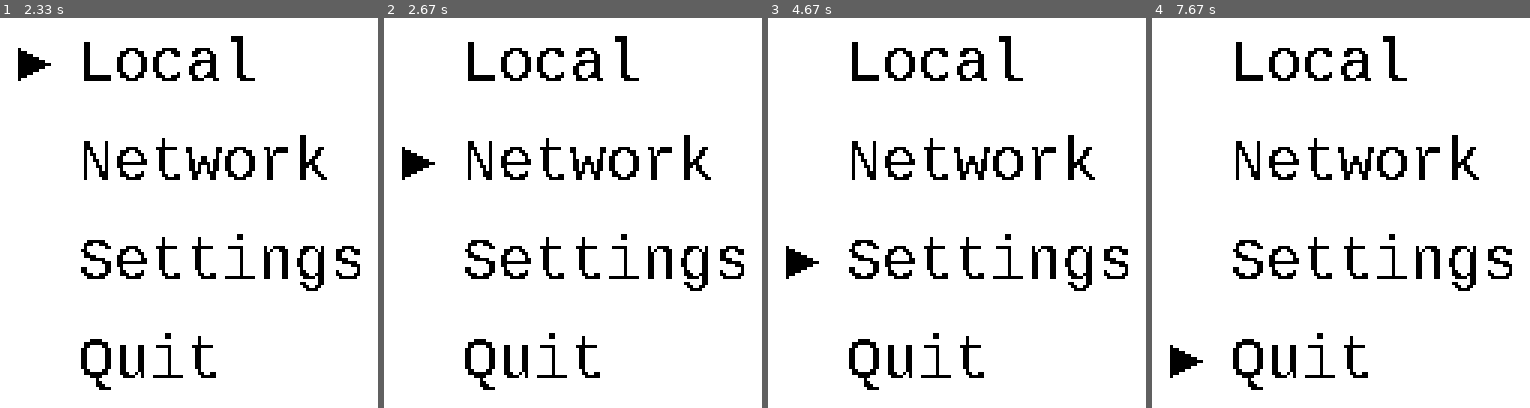
Above: before the commit, frames 1-4 (left to right).
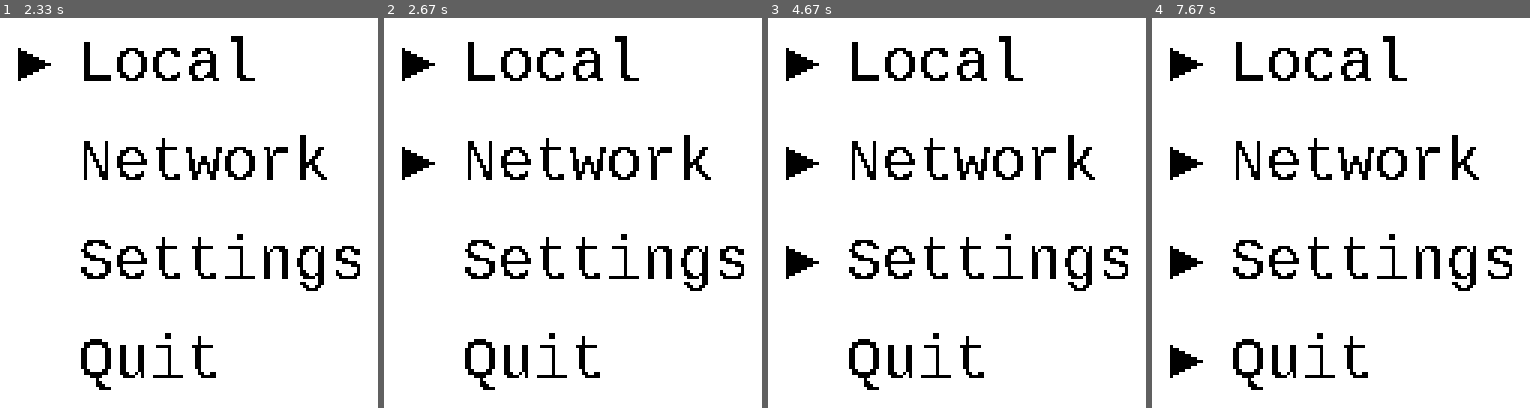
Above: after the commit, the same moments.

Repository: matgrioni/Tron
Game: pygame game, started from src/main.py
Two runs of this game, one before a commit and one after it. Both use one fixed random seed, a clock stepped at 60 frames per second and the inputs below.
Inputs (mouse positions are in pixels of both pictures, inside the frame that each line leads up to):
- Up to frame 1 (2.33 s): hold Up 0.88-1.35 s; move the mouse to (outside the picture) at 0.92 s
- Up to frame 2 (2.67 s): hold Down from 2.55 s (still down); move the mouse to (outside the picture) at 2.58 s
- Up to frame 3 (4.67 s): release Down at 3.02 s; hold Down from 4.6 s (still down)
- Up to frame 4 (7.67 s): release Down at 4.97 s; hold Down from 7.4 s (still down)

Frame 1 is identical in both runs. In frame 2, 0.4% of the frame differs, in the area x 4-14%, y 7-17%; in frame 3, 0.7%; in frame 4, 1.1%, in the area x 4-14%, y 7-67%.

Commit message:
Fixed bounds for drawing of view background color

Diff:
--- a/src/pydroid/views.py
+++ b/src/pydroid/views.py
@@ -28,9 +28,9 @@
 
         self.x, self.y = pos[0], pos[1]
         self.size = size
-        self.width, self.height = size[0], size[1]
 
         self.background = (255, 255, 255)
+        self.visible = True
 
     def reset(self):
         pass
@@ -40,14 +40,16 @@
 
     # Handles basic drawing behavior such as background color
     def draw(self):
-        bounds = (self.x, self.y, self.x + self.width, self.y + self.height)
-        pygame.draw.rect(self.screen, self.background, bounds)
+        if not self.visible:
+            bounds = (self.x, self.y, self.size[0], self.size[1])
+            pygame.draw.rect(self.screen, self.background, bounds)
 
 ######################################################################
 # Author: Matias Grioni
 # Created: 7/14/15
 #
-# A container for multiple different views.
+# A container for multiple different views. Add views by accessing
+# the children member variable, and calling .append()
 ######################################################################
 class ViewGroup(View):
     def __init__(self, module, pos, size=(0, 0)):
@@ -102,8 +104,7 @@
     # Recreates the text surface using the passed in text
     def setText(self, text):
         self.surface = self.font.render(text, False, self.color)
-        self.width = self.surface.get_width()
-        self.height = self.surface.get_height()
+        self.size = (self.surface.get_width(), self.surface.get_height())
 
     # Draws the text at x, y on the provided surface
     def draw(self):
@@ -169,7 +170,7 @@
                 self.textdisps.append(TextDisp(self.module, (30, 30), option))
             else:
                 prior = self.textdisps[i - 1]
-                newY = prior.y + prior.height + 10
+                newY = prior.y + prior.size[1] + 10
 
                 self.textdisps.append(TextDisp(self.module, (30, newY), option))
 
@@ -182,7 +183,7 @@
 
             # Draw the triangle indicator
             if i == self.selectedItem:
-                sidePoint = (20, textdisp.y + textdisp.height / 2)
+                sidePoint = (20, textdisp.y + textdisp.size[1] / 2)
                 topPoint = (sidePoint[0] - 10, sidePoint[1] - 5)
                 botPoint = (sidePoint[0] - 10, sidePoint[1] + 5)
 
@@ -210,59 +211,3 @@
             kwargs = self.optionCallbacks[option][2]
 
             callback(*args, **kwargs)
-
-######################################################################
-# Author: Matias Grioni
-# Created: 7/18/15
-#
-# A Timer display view. This is not defined in views, because it does
-# not follow the typical execution flow, of update, draw, handle
-# events, repeat, etc.
-#
-# TODO: It must control its own flow and therefore it doesn't make
-# sense to have it in views. Either should be defined elsewhere, or
-# it should have slightly different behavior.
-#
-# Allows a user to stop execution and display a countdown timer from a
-# provided value. To use, create the object and set the time. Then
-# once created, use .execute() and the timer will begin. Unfortunately
-# when execute is called it will lock all other process and it does
-# not run asynchronously.
-#
-# Updates in increments of 1 second.
-######################################################################
-class Timer(TextDisp):
-    # The desc provided here can act as a descriptor. For example
-    # setting the time at 5 seconds and the text at until the output
-    # is Until: 5....Until: 4, etc.
-    def __init__(self, module, pos, desc=""):
-        super(Timer, self).__init__(module, pos, "")
-
-        # If the desc actually has content include a colon, otherwise don't
-        if desc == "":
-            self.desc = ""
-        else:
-            self.desc = desc + ": "
-
-        self.timer = 0
-
-    # Set the countdown time
-    def setTimer(self, timer):
-        self.timer = timer
-
-    # Run the countdown
-    def execute(self):
-        # Keep the timer variable constant just in case this needs to be
-        # run multiple times
-        tmp = self.timer
-        self.setText(self.desc + str(tmp))
-
-        # Run down the timer and then clear the timer text.
-        while tmp > 0:
-            self.draw()
-            pygame.display.flip()
-            pygame.time.delay(1000)
-            tmp -= 1
-            self.setText(self.desc + str(tmp))
-
-        self.setText("")
